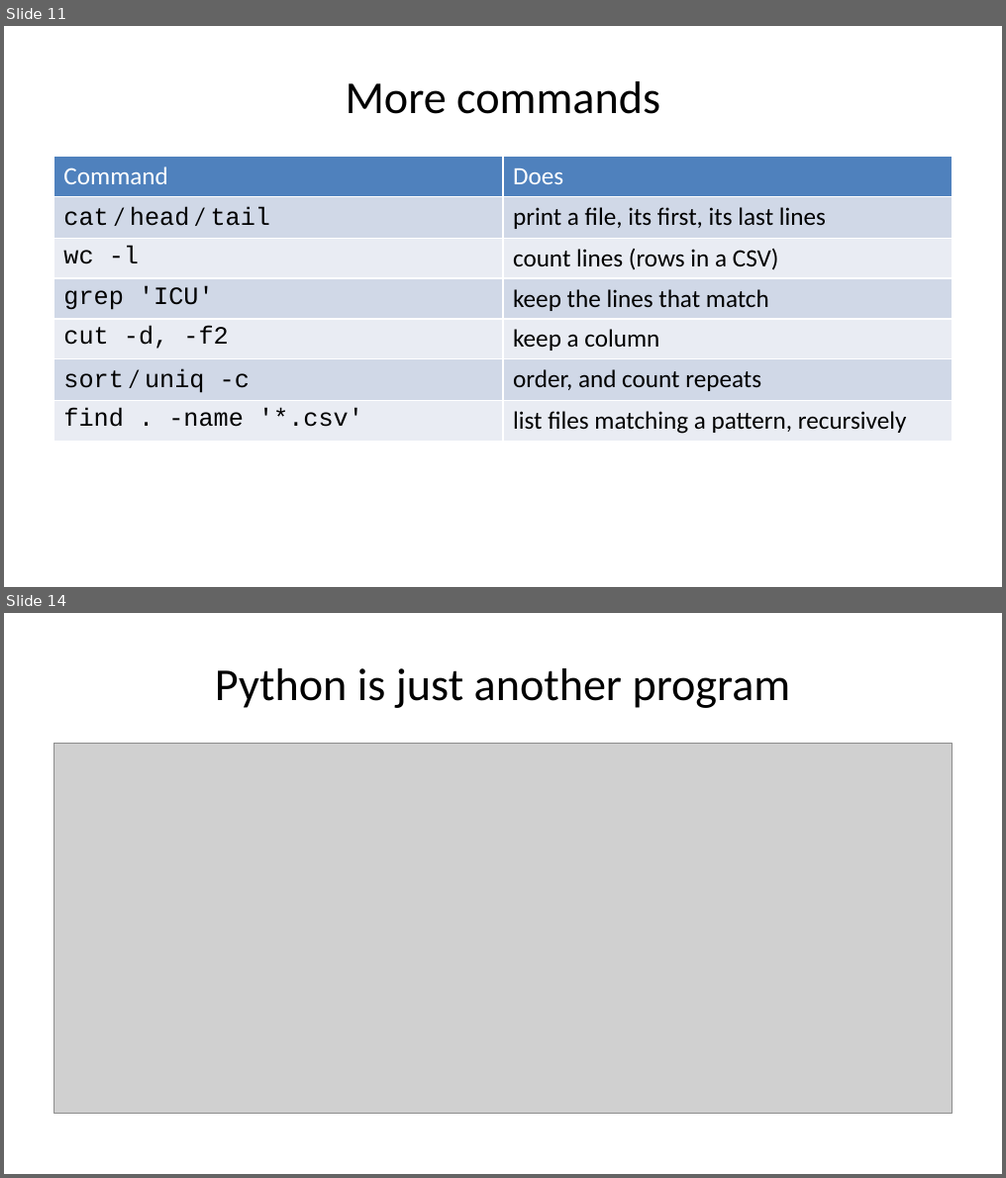
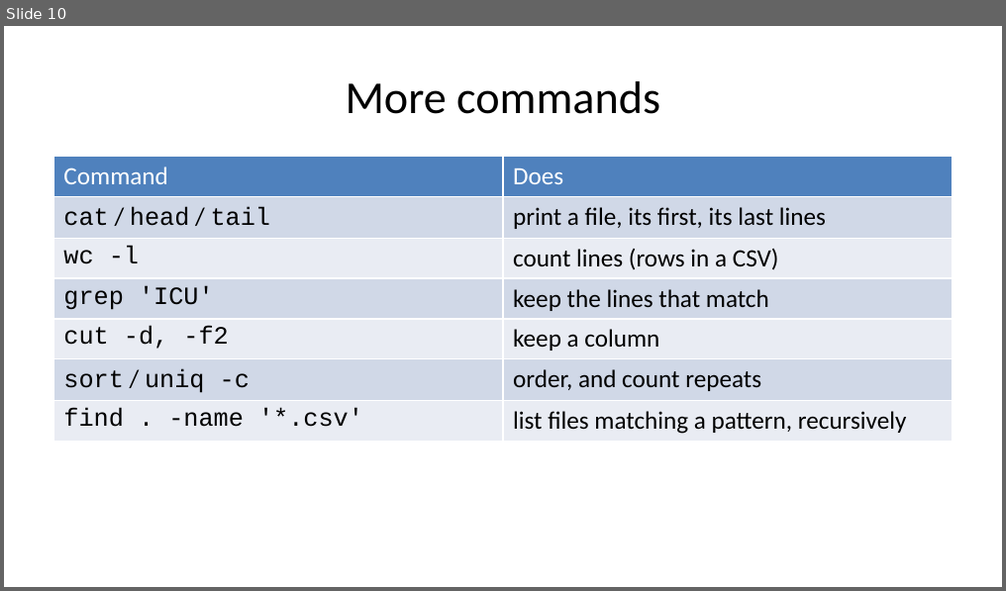
Before and after one commit to MICS-Lab/MS_SanteNum2026, a slide deck: Programming01/Session01/slides.pptx. Shown one above the other, each under a label of ours: slides 11 and 14 before the commit, slide 10 after it; the slides between them are not shown. The pictures are 1006x1178 and 1006x591 pixels, drawn with LibreOffice and Linux fonts; fonts in the diff are those of the drawing; grey boxes stand for pictures. Boxes give left, top, right and bottom in pixels: in the first picture for what was removed or moved away, otherwise in the second. Text is boxed around its words. In the diff, an @@ line names an element or a change of style, - is before the commit and + after.

```diff
--- a/Programming01/Session01/slides.pptx
+++ b/Programming01/Session01/slides.pptx
@@ slide 14 removed at (x1=4, y1=613, x2=1002, y2=1174), background #FFFFFF @@
@@ title removed at (x1=215, y1=668, x2=791, y2=708) @@
-Python is just another program
@@ picture removed at (x1=54, y1=744, x2=952, y2=1114) @@
@@ what was slide 11 is now slide 10 @@
```
Also in this commit, not shown: 1 slide changed, 1 slide added, 7 other slides removed, 1 other file.
